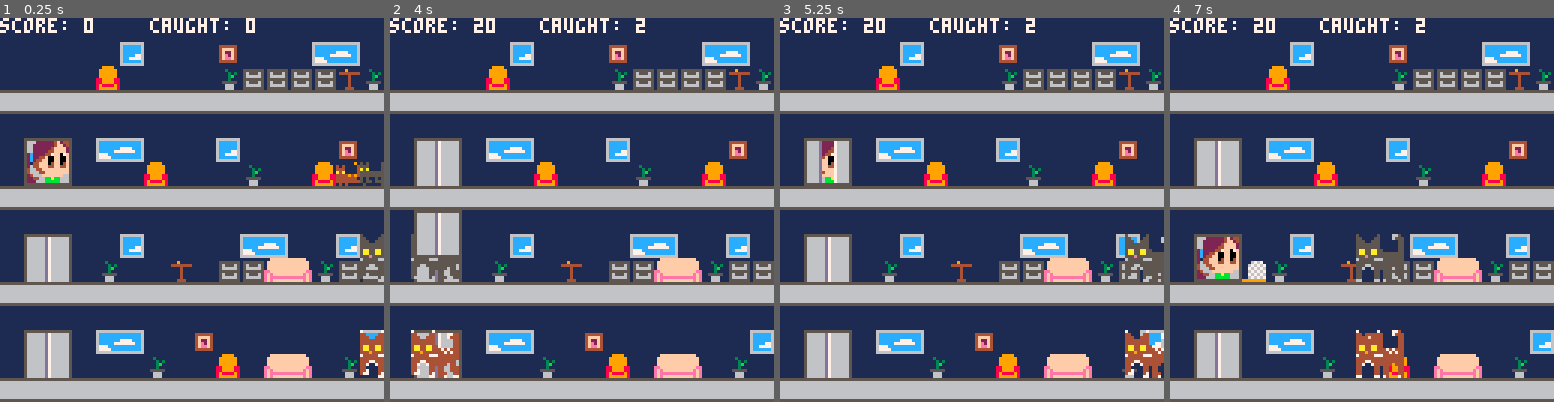
Above: before the commit, frames 1-4 (left to right).
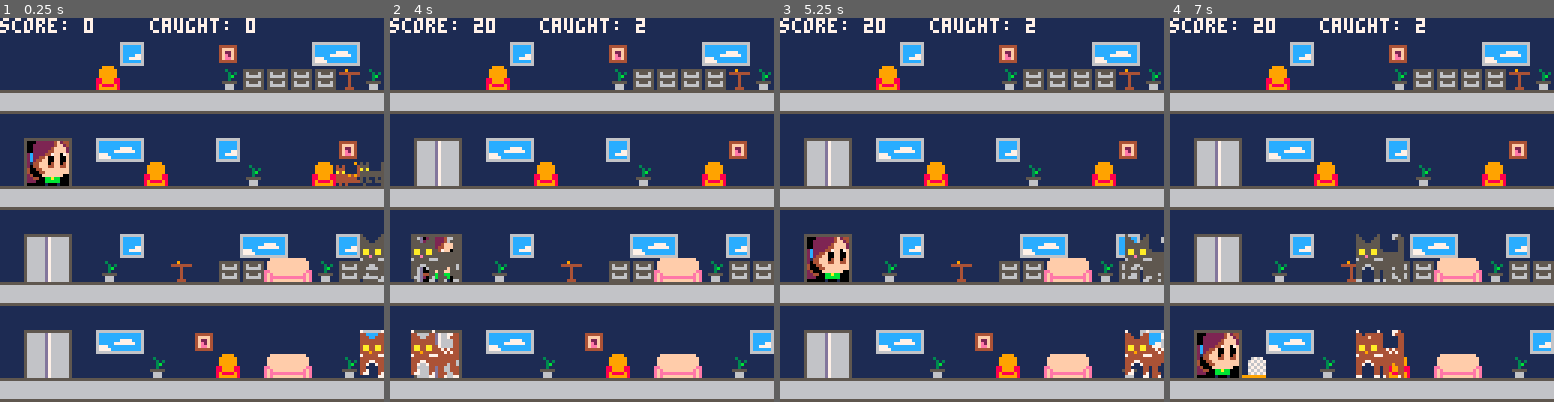
Above: after the commit, the same moments.

Repository: leonardost/cat-catcher-0
Game: PICO-8 cartridge cat_catcher_0.p8
Same seed, same stepped clock (60 frames per second), same inputs: the game is played once before the commit and once after it.
Inputs:
- Up to frame 1 (0.25 s): no input
- Up to frame 2 (4 s): tap O (Z key) at 0.7, 1.7, 2.1, 2.5, 2.9, 3.3, 3.7 s; hold Right 1.6-2.1 s; hold Up 2.15-2.42 s; hold Right 2.47-3.03 s; hold Left 3.08-3.58 s; hold Down 3.63-3.97 s
- Up to frame 3 (5.25 s): hold Right 4.02-4.68 s; tap O (Z key) at 4.1, 4.5, 4.9 s; hold Up 4.73-5.03 s; hold Left from 5.08 s (still down)
- Up to frame 4 (7 s): tap O (Z key) every 0.4 s from 5.3 to 6.9 s; release Left at 5.68 s; hold Down 5.73-6.03 s; hold Right 6.08-6.58 s; hold Right from 6.63 s (still down)

The runs differ from the first frame. In frame 1, 0.3% of the frame differs, in the area x 7-18%, y 32-44%; in frame 2, 1.5%; in frame 3, 1.9%; in frame 4, 2.9%, in the area x 7-25%, y 57-94%.

Commit message:
Improve elevator gameplay
The elevator is not shown travelling through floors anymore, it only opens
and closes its doors in each floor.

Diff:
--- a/cat_catcher_0.p8
+++ b/cat_catcher_0.p8
@@ -42,14 +42,15 @@
   bigcat = bigcat_actor(1)
   bigcat2 = bigcat_actor2(2)
   girl = girl_actor(8, 40 + 32 * current_floor)
+  add(actors, girl)
+
+  elevator = elevator_actor(8, 40 + 32 * current_floor)
+  add(actors, elevator)
+
   add(actors, cat)
   add(actors, cat2)
   add(actors, bigcat)
   add(actors, bigcat2)
-  add(actors, girl)
-
-  elevator = elevator_actor(8, 40 + 32 * current_floor)
-  add(actors, elevator)
 end
 
 function _update()
@@ -143,6 +144,8 @@
 function _draw()
   cls(1)
   map(0, 0, 0, 0, 16, 16)
+  rectfill(girl.x + 1, girl.y + 1, girl.x + 15, girl.y + 15, 0)
+--  girl.draw()
   for gfx in all(actors) do
     if gfx.draw != nil then
       gfx.draw()
@@ -632,14 +635,16 @@
 	 local self = {}
 
   function self.draw()
-    rect(x, y, x + 15, y + 15, 5)
+    line(x, y, x + 15, y, 5)
+    line(x, y, x, y + 15, 5)
+    line(x + 15, y, x + 15, y + 15, 5)
     if state != 0 then
-      rectfill(x + 1, y + 1, x + 7 - gap_width, y + 14, 6)
-      rectfill(x + 8 + gap_width, y + 1, x + 14, y + 14, 6)
+      rectfill(x + 1, y + 1, x + 7 - gap_width, y + 15, 6)
+      rectfill(x + 8 + gap_width, y + 1, x + 14, y + 15, 6)
 		    local left_gap = x + 7 - gap_width
 		    local right_gap = x + 8 + gap_width
-		    line(left_gap, y + 1, left_gap, y + 14, 13)
-		    line(right_gap, y + 1, right_gap, y + 14, 7)
+		    line(left_gap, y + 1, left_gap, y + 15, 13)
+		    line(right_gap, y + 1, right_gap, y + 15, 7)
 		  end
   end
 
@@ -653,13 +658,8 @@
         state = 2
       end
     elseif state == 2 then
-      if y < 40 + destination_floor * 32 then
-        y += 4
-      elseif y > 40 + destination_floor * 32 then
-        y -= 4
-      else
-        state = 3
-      end
+      y = 40 + destination_floor * 32
+      state = 3
     elseif state == 3 then
       gap_width += 2
       if gap_width >= 7 then
